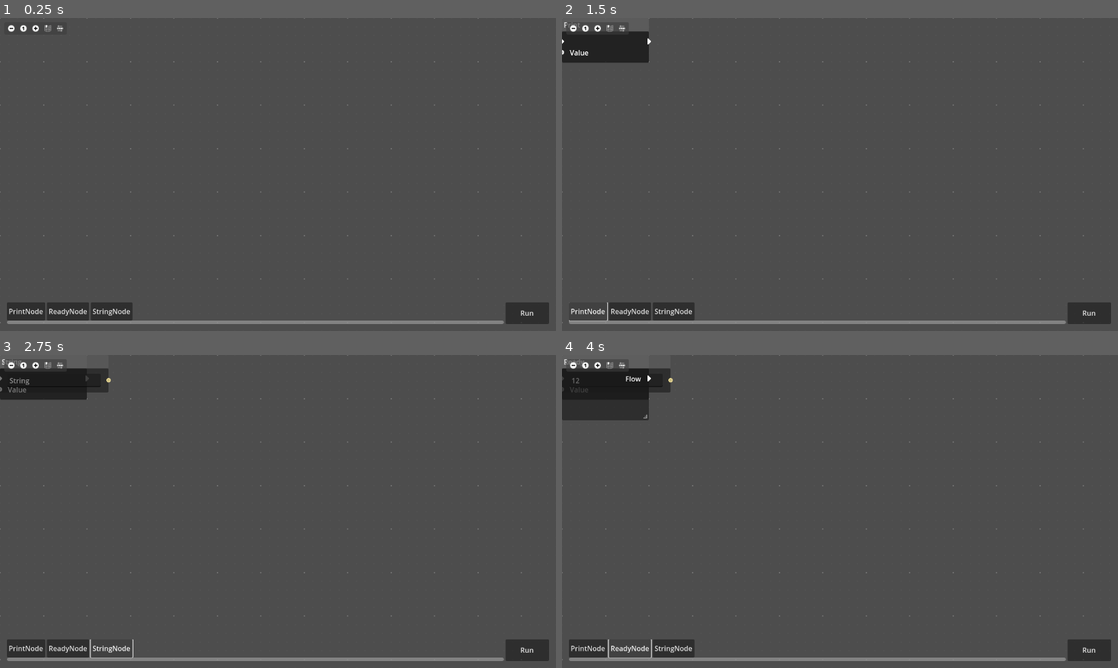
Above: before the commit, frames 1-4 (two rows, left to right).
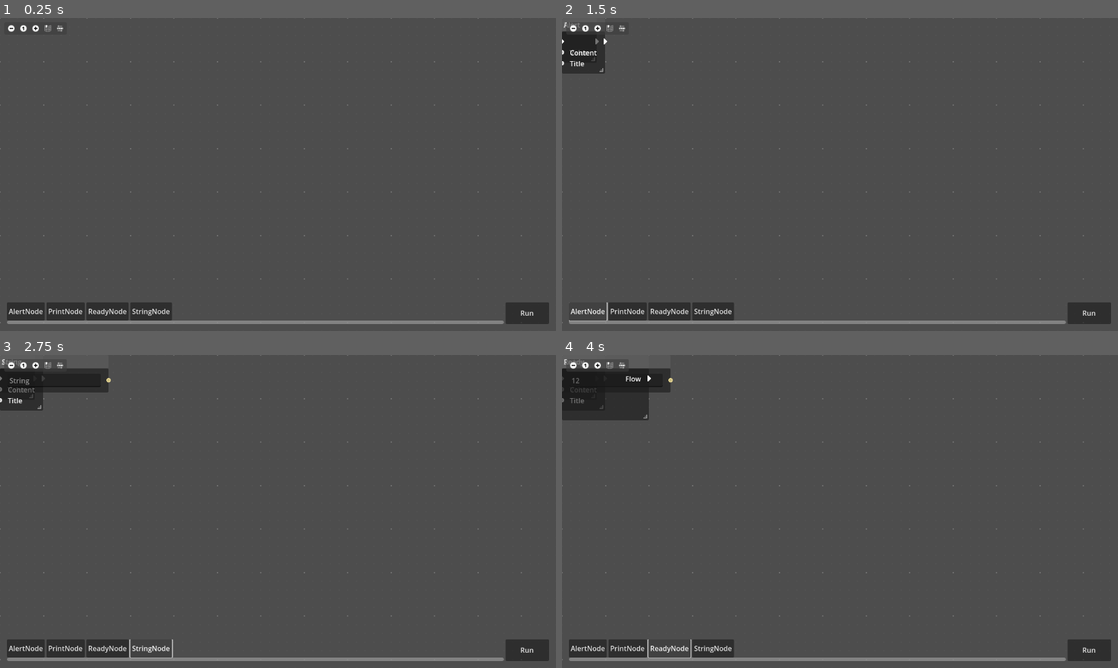
Above: after the commit, the same moments.

Repository: Swarkin/Godot-GraphNodesScript
Game: Godot game, scene res://main.tscn
Same seed, same stepped clock (60 frames per second), same inputs: the game is played once before the commit and once after it.
Inputs (mouse positions are in pixels of both pictures, inside the frame that each line leads up to):
- Up to frame 1 (0.25 s): no input
- Up to frame 2 (1.5 s): click "PrintNode" at 0.5 s; click "PrintNode" (after the commit: "AlertNode") at 1.25 s
- Up to frame 3 (2.75 s): click "StringNode" at 2 s
- Up to frame 4 (4 s): click (617, 380) at 2.77 s; type "12" at 2.85 s; click "ReadyNode" at 3.5 s

The runs differ from the first frame. In frame 1, 0.6% of the frame differs, in the area x 1-31%, y 90-97%; in frame 2, 1.7%, in the area x 0-31%, y 1-97%; in frame 3, 0.9%; in frame 4, 0.7%.

Commit message:
Add Alert Node

Diff:
--- /dev/null
+++ b/nodes/alert_node.gd
@@ -0,0 +1,5 @@
+class_name GraphNodeAlert
+extends ExecutableGraphNode
+
+func execute(args: Array) -> void:
+	OS.alert(args[0], args[1])
--- /dev/null
+++ b/nodes/alert_node.tscn
@@ -0,0 +1,49 @@
+[gd_scene load_steps=4 format=3 uid="uid://l158xgpo28f8"]
+
+[ext_resource type="Script" uid="uid://dcx1bl2m38n6b" path="res://nodes/executable_node.gd" id="1_2cc1n"]
+[ext_resource type="Script" uid="uid://va4erg2ot0v5" path="res://nodes/alert_node.gd" id="1_qoh31"]
+[ext_resource type="Texture2D" uid="uid://bhop1cdyv78s4" path="res://ui/caret-right.svg" id="1_ws7q3"]
+
+[node name="AlertNode" type="GraphNode"]
+resizable = true
+title = "Alert"
+slot/0/left_enabled = true
+slot/0/left_type = 69
+slot/0/left_color = Color(1, 1, 1, 1)
+slot/0/left_icon = ExtResource("1_ws7q3")
+slot/0/right_enabled = true
+slot/0/right_type = 69
+slot/0/right_color = Color(1, 1, 1, 1)
+slot/0/right_icon = ExtResource("1_ws7q3")
+slot/0/draw_stylebox = true
+slot/1/left_enabled = true
+slot/1/left_type = 4
+slot/1/left_color = Color(1, 1, 1, 1)
+slot/1/left_icon = null
+slot/1/right_enabled = false
+slot/1/right_type = 0
+slot/1/right_color = Color(1, 1, 1, 1)
+slot/1/right_icon = null
+slot/1/draw_stylebox = true
+slot/2/left_enabled = true
+slot/2/left_type = 4
+slot/2/left_color = Color(1, 1, 1, 1)
+slot/2/left_icon = null
+slot/2/right_enabled = false
+slot/2/right_type = 0
+slot/2/right_color = Color(1, 1, 1, 1)
+slot/2/right_icon = null
+slot/2/draw_stylebox = true
+script = ExtResource("1_qoh31")
+metadata/_custom_type_script = ExtResource("1_2cc1n")
+
+[node name="Flow" type="Label" parent="."]
+layout_mode = 2
+
+[node name="Content" type="Label" parent="."]
+layout_mode = 2
+text = "Content"
+
+[node name="Title" type="Label" parent="."]
+layout_mode = 2
+text = "Title"
--- a/nodes/print_node.tscn
+++ b/nodes/print_node.tscn
@@ -4,8 +4,9 @@
 [ext_resource type="Script" uid="uid://c6oxvefk7b6as" path="res://nodes/print_node.gd" id="1_gu88u"]
 
 [node name="PrintNode" type="GraphNode"]
-offset_right = 200.0
-offset_bottom = 100.0
+offset_right = 80.0
+offset_bottom = 103.0
+resizable = true
 title = "Print"
 ignore_invalid_connection_type = true
 slot/0/left_enabled = true
@@ -28,7 +29,7 @@
 slot/1/draw_stylebox = true
 script = ExtResource("1_gu88u")
 
-[node name="String" type="Label" parent="."]
+[node name="Flow" type="Label" parent="."]
 layout_mode = 2
 
 [node name="Label" type="Label" parent="."]
--- a/nodes/ready_node.tscn
+++ b/nodes/ready_node.tscn
@@ -19,7 +19,7 @@
 slot/0/draw_stylebox = true
 script = ExtResource("1_7udae")
 
-[node name="Label" type="Label" parent="."]
+[node name="Flow" type="Label" parent="."]
 layout_mode = 2
 text = "Flow"
 horizontal_alignment = 2
Not shown, added: nodes/alert_node.gd.uid
